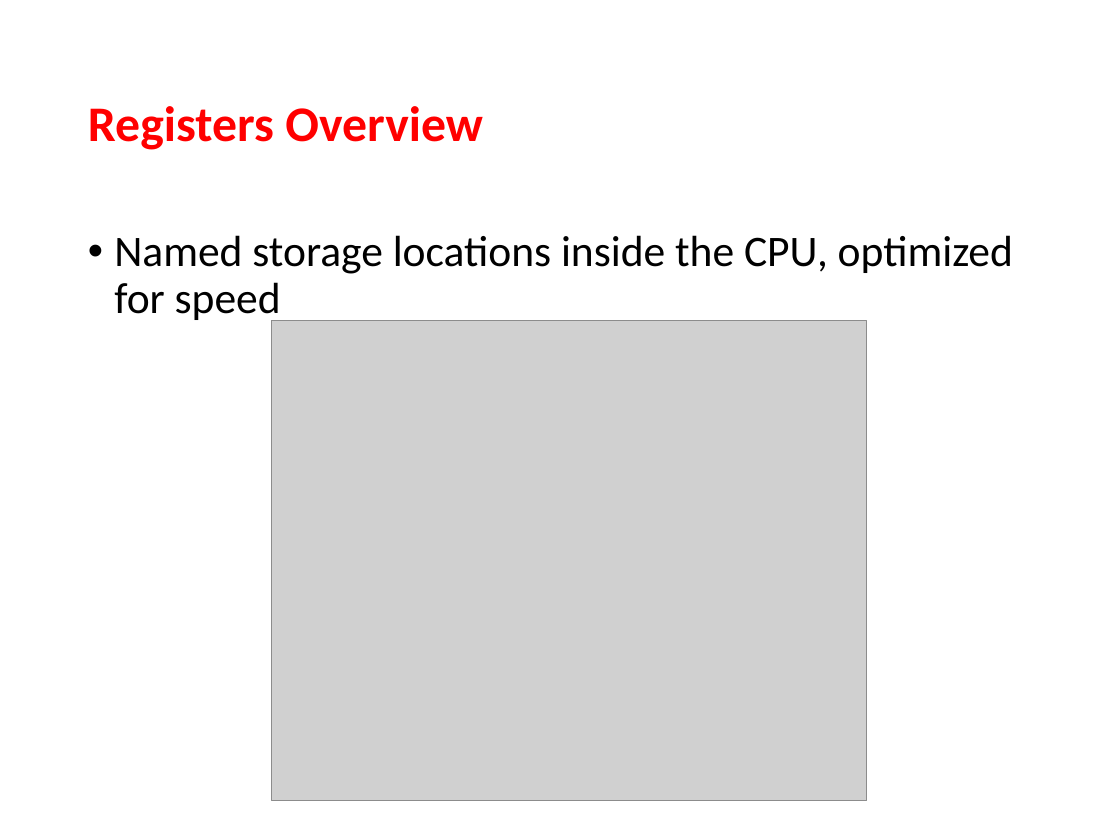
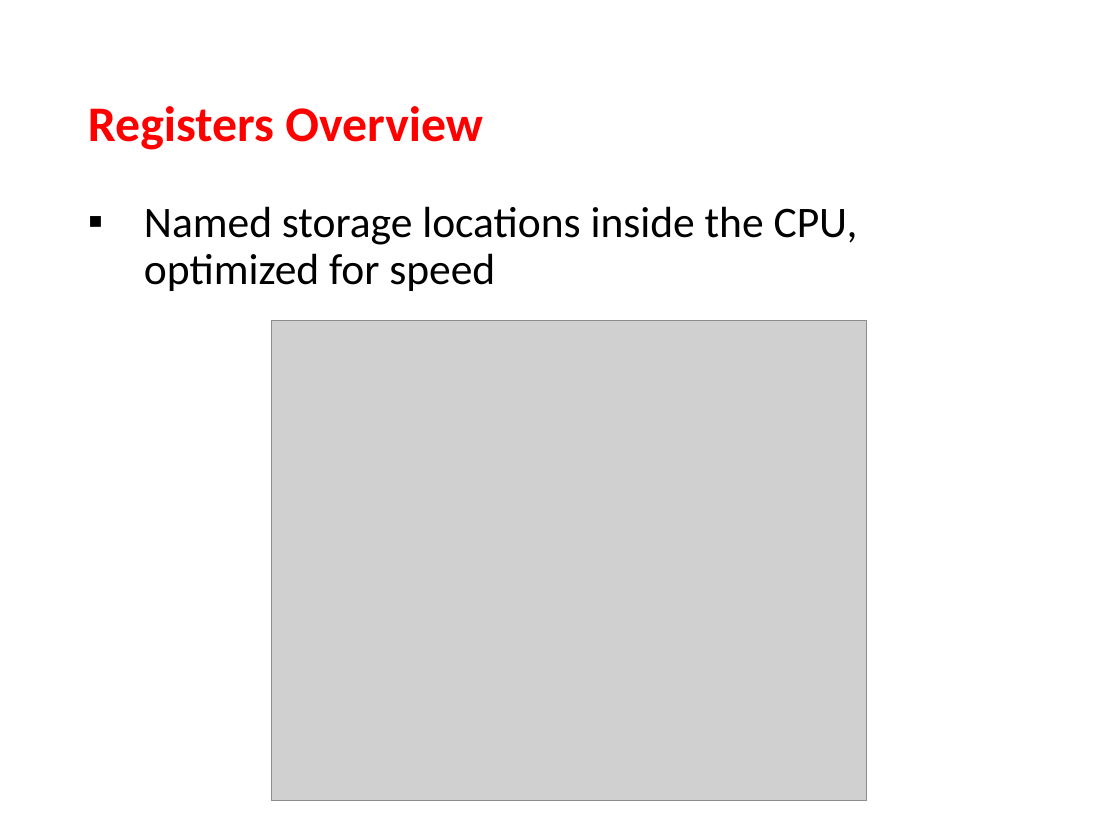
Before and after one commit to USMC1941/CS211-Rutgers, a slide deck: slide 17 of Recitations/Abu Shoeb/7-8 Abu Shoeb.pptx. Drawn at 1120x840 pixels with LibreOffice and Linux fonts; fonts in the diff are those of the drawing; grey boxes stand for pictures. Boxes give left, top, right and bottom in pixels: in the first picture for what was removed or moved away, otherwise in the second. Text is boxed around its words. In the diff, an @@ line names an element or a change of style, - is before the commit and + after.

```diff
--- a/Recitations/Abu Shoeb/7-8 Abu Shoeb.pptx
+++ b/Recitations/Abu Shoeb/7-8 Abu Shoeb.pptx
@@ text "Named storage locations inside the ..." moved from (x1=114, y1=235, x2=1013, y2=324) to (x1=144, y1=206, x2=858, y2=291) @@
@@ text "Named storage locations inside the ..." at (x1=144, y1=206, x2=858, y2=291): bullet • to ▪ @@
```
Also in this commit, not shown: 21 other slides changed, 9 other files.
